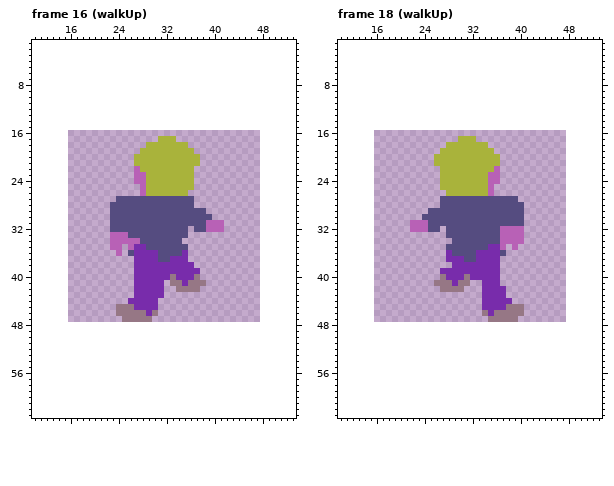
Two versions of one pixel-art file, assets/ase/businessman.ase. The picture above was drawn from the file before the commit.
32x32 pixels, 25 frames. Shown: frame 16 (walkUp): x 10..53, y 1..63; frame 18 (walkUp): x 10..53, y 1..63. The old version is drawn lined up with the new one, on the new canvas. The commit also changed other frames, which this record leaves out.
The same view after the edit:
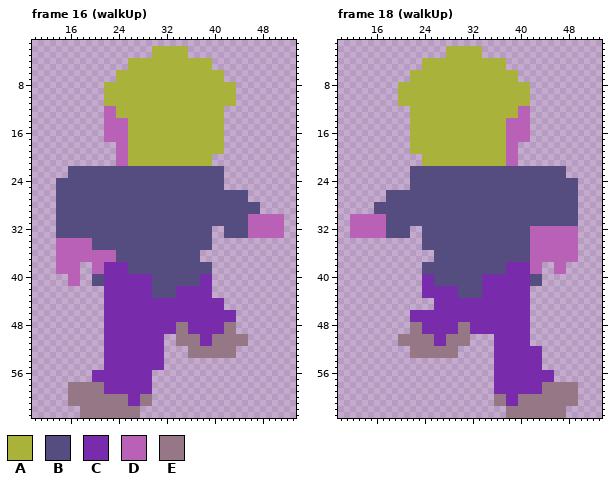
Palette (. is transparent): A #a9b33b  B #554c80  C #782cab  D #b861b6  E #967785
Change:
canvas 32x32 -> 64x64, the old top-left corner now at 16,16
Changed rows in their new state; - is an unchanged pixel.
Frame 16 (walkUp):
first column x 14:
 2 ----------------AAAAAA----------------
 3 ----------------AAAAAA----------------
 4 ------------AAAAAAAAAAAAAA------------
 5 ------------AAAAAAAAAAAAAA------------
 6 ----------AAAAAAAAAAAAAAAAAA----------
 7 ----------AAAAAAAAAAAAAAAAAA----------
 8 --------AAAAAAAAAAAAAAAAAAAAAA--------
 9 --------AAAAAAAAAAAAAAAAAAAAAA--------
10 --------AAAAAAAAAAAAAAAAAAAAAA--------
11 --------AAAAAAAAAAAAAAAAAAAAAA--------
12 --------DDAAAAAAAAAAAAAAAAAA----------
13 --------DDAAAAAAAAAAAAAAAAAA----------
14 --------DDDDAAAAAAAAAAAAAAAA----------
15 --------DDDDAAAAAAAAAAAAAAAA----------
16 --------DDDDAAAAAAAAAAAAAAAA----------
17 --------DDDDAAAAA---AAAAAAAA----------
18 ----------DDAAA-------AAAAAA----------
19 ----------DDAA---------AAAAA----------
20 ----------DDA-----------AA------------
21 ----------DDA-----------AA------------
22 --BBBBBBBBBBBBBBBBBBBBBBBBBB----------
23 --BBBBBBBBBBBBBBBBBBBBBBBBBB----------
24 BBBBBBBBBBBBBBBBBBBBBBBBBBBB----------
25 BBBBBBBBBBBBBBBBBBBBBBBBBBBB----------
26 BBBBBBBBBBBBBBBBBBBBBBBBBBBBBBBB------
27 BBBBBBBBBB-------------BBBBBBBBB------
28 BBBBBBBBB--------------BBBBBBBBBBB----
29 BBBBBBBBB----------------BBBBBBBBB----
30 BBBBBBBBB-----------------BBBBBBDDDDDD
31 BBBBBBBBB----------------BBBBBBBDDDDDD
32 BBBBBBBBB-------------B--B..BBBBDDDDDD
33 BBBBBBBBBBBB----------BBBB--BBBBDDDDDD
34 DDDDDDBBBBBBBB-------BBBBB------------
35 DDDDDDBBBBBBBBB-------BBBB------------
36 DDDDDDDDDDBB-BBBB----BBB--------------
37 DDDDDDDDDDBBBBBBB--BBBBB--------------
38 DDDD--DDCCCCBBBBBBBBBBBBBB------------
39 DDDD--DDCCCCBBBBBBBBBBBBBB------------
40 --DD--BBCCCCC---BBBBBBBBCC------------
41 --DD--BBCCCCC---BBBBBBBBCC------------
42 --------CCCCC---BBBBCCCCCC------------
43 --------CCCCC---BBBBCCCCCC------------
44 --------CCCC-----CCCCCCCCCCC----------
45 --------CCCCC----CCCCCCCCCCC----------
46 --------CCCCCCC-CCCCCCCCCCCCCC--------
47 --------CCCCCCCCCCCCCCCCCCCCCC--------
48 --------CCCCCCCCCCCCEECCCCCCEE--------
49 --------CCCCCCCCCCCCEECCCCCCEE--------
50 --------CCCCCCCCCC--EEEECCEEEEEE------
51 --------CCCCCCCCCC--EEEECCEEEEEE------
52 --------CCCCCCCCCC----EEEEEEEE--------
53 --------CCCCCCCCCC----EEEEEEEE--------
54 --------CCCCCCCCCC--------------------
55 --------CCCCCCCCCC--------------------
56 ------CCCCCCCCCC----------------------
57 ------CCCCCCCCCC----------------------
58 --EEEEEECCCCCCCC----------------------
59 --EEEEEECCCCCCCC----------------------
60 --EEEEEEEEEECCEE----------------------
61 --EEEEEEEEEECCEE----------------------
62 ----EEEEEEEEEE------------------------
63 ----EEEEEEEEEE------------------------
Frame 18 (walkUp):
first column x 12:
 2 ----------------AAAAAA----------------
 3 ----------------AAAAAA----------------
 4 ------------AAAAAAAAAAAAAA------------
 5 ------------AAAAAAAAAAAAAA------------
 6 ----------AAAAAAAAAAAAAAAAAA----------
 7 ----------AAAAAAAAAAAAAAAAAA----------
 8 --------AAAAAAAAAAAAAAAAAAAAAA--------
 9 --------AAAAAAAAAAAAAAAAAAAAAA--------
10 --------AAAAAAAAAAAAAAAAAAAAAA--------
11 --------AAAAAAAAAAAAAAAAAAAAAA--------
12 ----------AAAAAAAAAAAAAAAAAADD--------
13 ----------AAAAAAAAAAAAAAAAAADD--------
14 ----------AAAAAAAAAAAAAAAADDDD--------
15 ----------AAAAAAAAAAAAAAAADDDD--------
16 ----------AAAAAAAAAAAAAAAADDDD--------
17 ----------AAAAAAAA---AAAAADDDD--------
18 ----------AAAAAA-------AAADD----------
19 ----------AAAAA---------AADD----------
20 ------------AA-----------ADD----------
21 ------------AA-----------ADD----------
22 ----------BBBBBBBBBBBBBBBBBBBBBBBBBB--
23 ----------BBBBBBBBBBBBBBBBBBBBBBBBBB--
24 ----------BBBBBBBBBBBBBBBBBBBBBBBBBBBB
25 ----------BBBBBBBBBBBBBBBBBBBBBBBBBBBB
26 ------BBBBBBBBBBBBBBBBBBBBBBBBBBBBBBBB
27 ------BBBBBBBBB-------------BBBBBBBBBB
28 ----BBBBBBBBBBB--------------BBBBBBBBB
29 ----BBBBBBBBB----------------BBBBBBBBB
30 DDDDDDBBBBBB-----------------BBBBBBBBB
31 DDDDDDBBBBBBB----------------BBBBBBBBB
32 DDDDDDBBBB..B--B---------BBBBBDDDDDDDD
33 DDDDDDBBBB--BBBB---------BBBBBDDDDDDDD
34 ------------BBBBB--------BBBBBDDDDDDDD
35 ------------BBBB-------BBBBBBBDDDDDDDD
36 --------------BBB----BBBB-BBBBDDDDDDDD
37 --------------BBBBB--BBBBBBBBBDDDDDDDD
38 ------------BBBBBBBBBBBBBBCCCCDD--DD--
39 ------------BBBBBBBBBBBBBBCCCCDD--DD--
40 ------------CCBBBBBBBB---CCCCCBB------
41 ------------CCBBBBBBBB---CCCCCBB------
42 ------------CCCCCCBBBB----CCCC--------
43 ------------CCCCCCBBBB----CCCC--------
44 --------------CCCCCCCC-----CCC--------
45 --------------CCCCCCCC----CCCC--------
46 ----------CCCCCCCCCCCCC-CCCCCC--------
47 ----------CCCCCCCCCCCCCCCCCCCC--------
48 ----------EECCCCCCEECCCCCCCCCC--------
49 ----------EECCCCCCEECCCCCCCCCC--------
50 --------EEEEEECCEEEE----CCCCCC--------
51 --------EEEEEECCEEEE----CCCCCC--------
52 ----------EEEEEEEE------CCCCCCCC------
53 ----------EEEEEEEE------CCCCCCCC------
54 ------------------------CCCCCCCC------
55 ------------------------CCCCCCCC------
56 ------------------------CCCCCCCCCC----
57 ------------------------CCCCCCCCCC----
58 ------------------------CCCCCCCCEEEEEE
59 ------------------------CCCCCCCCEEEEEE
60 ------------------------EECCEEEEEEEEEE
61 ------------------------EECCEEEEEEEEEE
62 --------------------------EEEEEEEEEE--
63 --------------------------EEEEEEEEEE--
